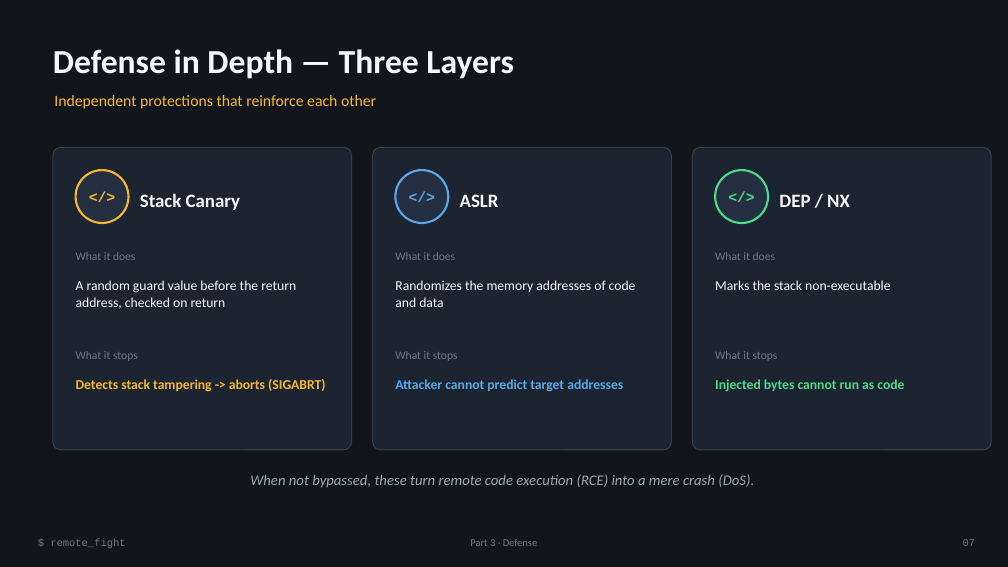
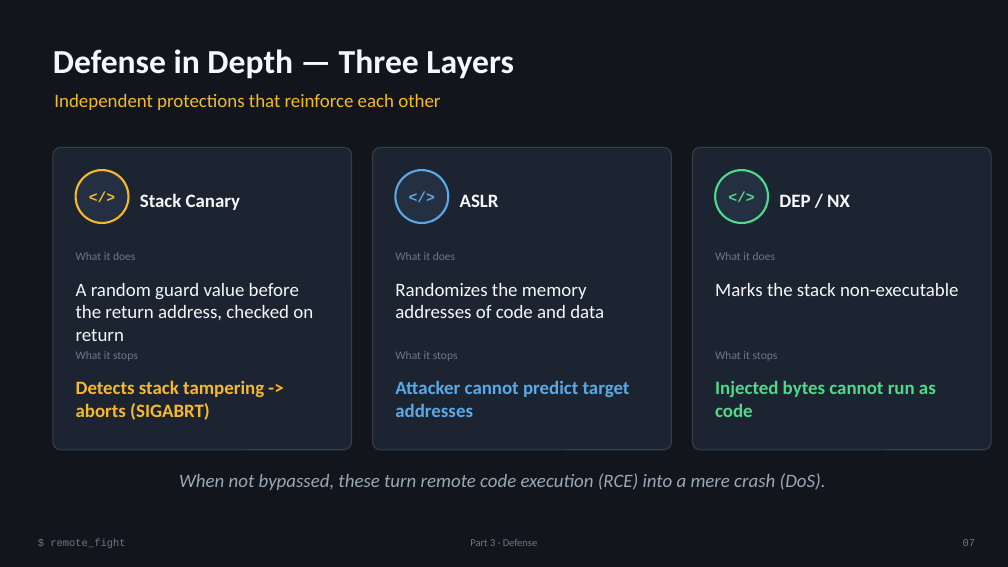
Before and after one commit to happyfishskin/remote_fight, a slide deck: slide 8 of report_en.pptx. Drawn at 1008x567 pixels with LibreOffice and Linux fonts; fonts in the diff are those of the drawing. Boxes give left, top, right and bottom in pixels: in the first picture for what was removed or moved away, otherwise in the second. Text is boxed around its words. In the diff, an @@ line names an element or a change of style, - is before the commit and + after.

```diff
--- a/report_en.pptx
+++ b/report_en.pptx
@@ text "Independent protections that reinforce each ..." at [54, 94, 440, 110]: size 15 to 18 pt @@
@@ text at [76, 283, 313, 341]: size 13 to 18 pt in "A random guard value before the return ..." @@
@@ text at [395, 283, 604, 318]: size 13 to 18 pt in "Randomizes the memory addresses of code and ..." @@
@@ text at [715, 283, 958, 296]: size 13 to 18 pt in "Marks the stack non-executable" @@
@@ text at [76, 380, 264, 420]: size 13 to 18 pt in "Detects stack tampering -> aborts (SIGABRT)" @@
@@ text at [395, 380, 630, 417]: size 13 to 18 pt in "Attacker cannot predict target addresses" @@
@@ text at [715, 380, 936, 417]: size 13 to 18 pt in "Injected bytes cannot run as code" @@
@@ text "When not bypassed, these turn ..." at [179, 473, 826, 490]: size 14 to 18 pt @@
```
Also in this commit, not shown: 13 other slides changed, 1 other file.
